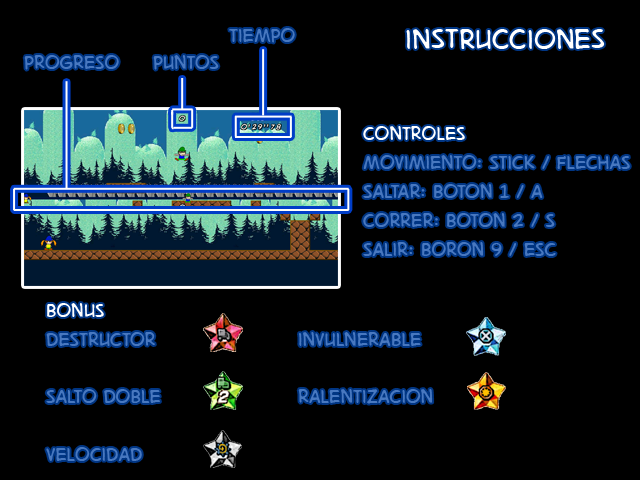
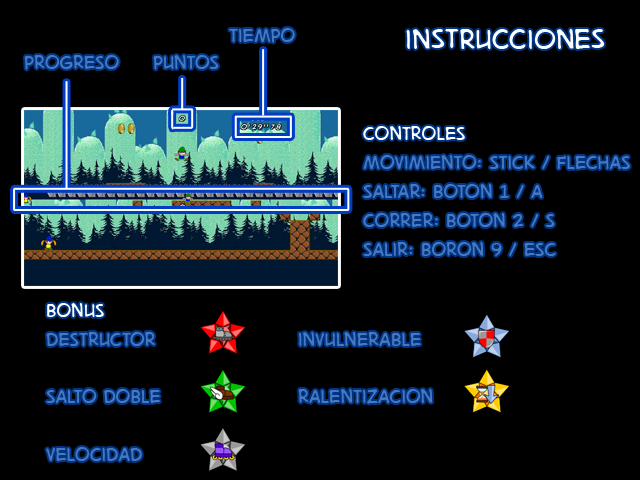
Before/after of a 640 x 480 layered artwork. What changed in the layer stack:
renamed "Capa 7" to "Capa 13", painted on it over bbox(200, 428, 246, 472)
renamed "Capa 6" to "Capa 11", painted on it over bbox(200, 370, 246, 413)
renamed "Capa 5" to "Capa 12", painted on it over bbox(464, 369, 510, 413)
renamed "Capa 4" to "Capa 10", painted on it over bbox(464, 314, 510, 358)
renamed "Capa 3" to "Capa 14", painted on it over bbox(200, 311, 246, 354)
